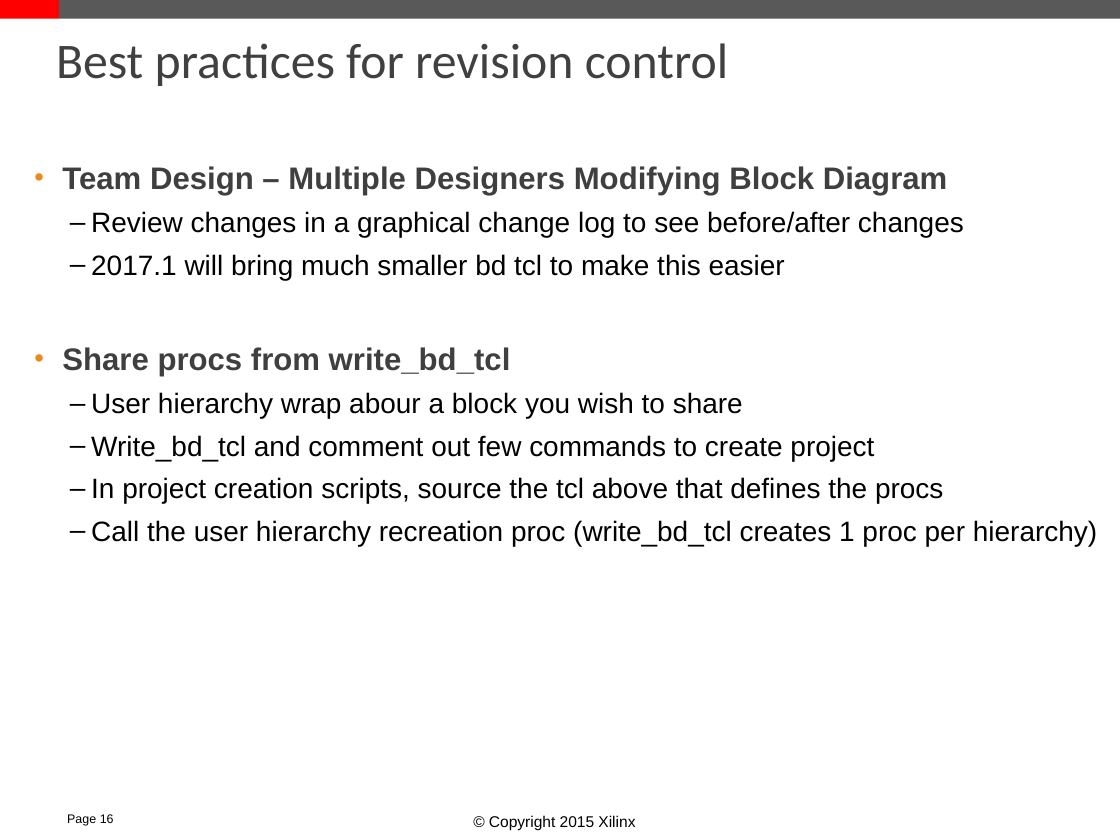
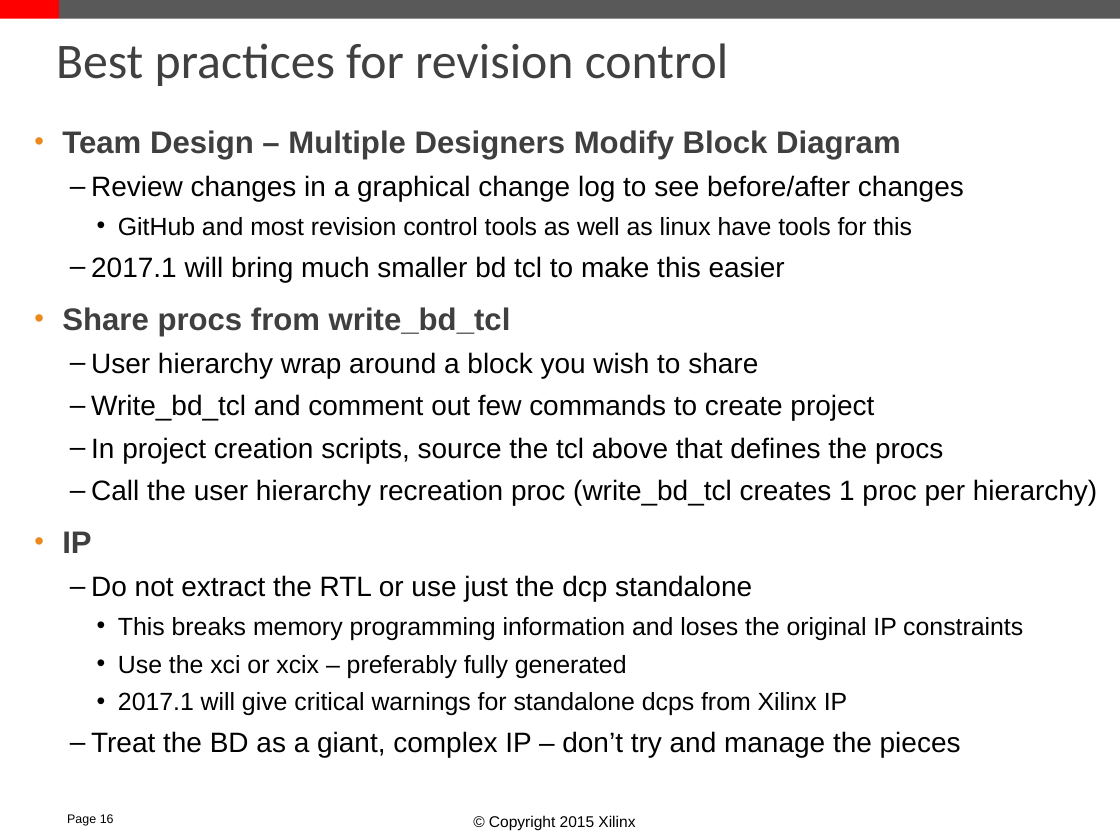
Before and after one commit to Xilinx/revCtrl, a slide deck: slide 16 of doc/versionControl.pptx. Drawn at 1120x840 pixels with LibreOffice and Linux fonts; fonts in the diff are those of the drawing; background and template pictures are left out. Boxes give left, top, right and bottom in pixels: in the first picture for what was removed or moved away, otherwise in the second. Text is boxed around its words. In the diff, an @@ line names an element or a change of style, - is before the commit and + after.

```diff
--- a/doc/versionControl.pptx
+++ b/doc/versionControl.pptx
@@ text "Team Design – Multiple Designers ...": place and size @@
-text "Team Design – Multiple Designers ..." at box(62, 166, 1097, 546)
+text "Team Design – Multiple Designers ..." at box(62, 130, 1097, 758)
@@ text at box(62, 130, 901, 160): text changed @@
-• Team Design – Multiple Designers Modifying Block Diagram
+• Team Design – Multiple Designers Modify Block Diagram
@@ text at box(118, 217, 912, 236): paragraph added @@
+    • GitHub and most revision control tools as well as linux have tools for this
@@ text at box(91, 352, 758, 378): text changed @@
-  – User hierarchy wrap abour a block you wish to share
+  – User hierarchy wrap around a block you wish to share
@@ text at box(62, 531, 1023, 758): paragraphs added @@
+• IP
+  – Do not extract the RTL or use just the dcp standalone
+    • This breaks memory programming information and loses the original IP constraints
+    • Use the xci or xcix – preferably fully generated
+    • 2017.1 will give critical warnings for standalone dcps from Xilinx IP
+  – Treat the BD as a giant, complex IP – don’t try and manage the pieces
```
Also in this commit, not shown: 2 other slides changed.
